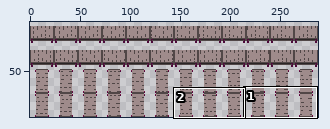
Two versions of one sprite sheet, assets/images/belt.png. Above, an overview of the earlier version with the close-up marked.
Close-up. Old version:
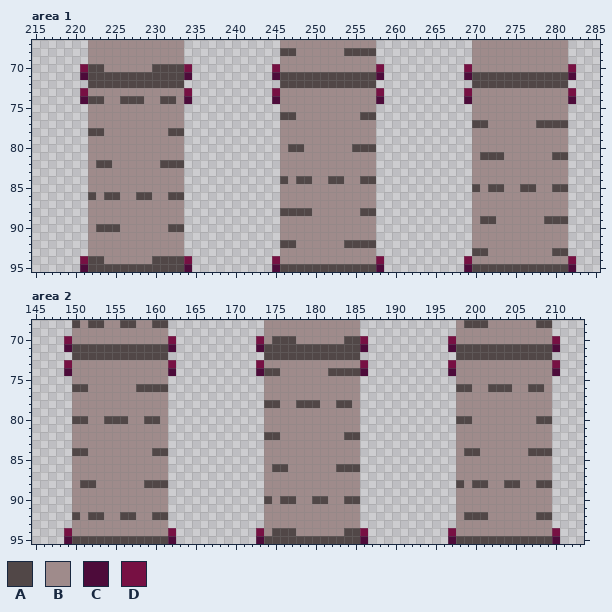
The file is 288x96 pixels. Shown: area 1: x 215..285, y 67..95; area 2: x 145..213, y 68..95. The wide view leaves out empty margins. The commit also changed other parts of the picture, which this record leaves out.
Palette (. is transparent): A #514747  B #9f8b8b  C #4d0b3a  D #771043
Pixels before, area 1, first column x 221:
67 .BBBBBBBBBBBB............BBBBBBBBBBBB............BBBBBBBBBBBB.
68 .BBBBBBBBBBBB............AABBBBBBAAAA............BBBBBBBBBBBB.
69 .BBBBBBBBBBBB............BBBBBBBBBBBB............BBBBBBBBBBBB.
70 DAABBBBBBAAAAD..........DBBBBBBBBBBBBD..........DBBBBBBBBBBBBD
71 CAAAAAAAAAAAAC..........CAAAAAAAAAAAAC..........CAAAAAAAAAAAAC
72 .AAAAAAAAAAAA............AAAAAAAAAAAA............AAAAAAAAAAAA.
73 DBBBBBBBBBBBBD..........DBBBBBBBBBBBBD..........DBBBBBBBBBBBBD
74 CAABBAAABBAABC..........CBBBBBBBBBBBBC..........CBBBBBBBBBBBBC
75 .BBBBBBBBBBBB............BBBBBBBBBBBB............BBBBBBBBBBBB.
76 .BBBBBBBBBBBB............AABBBBBBBBAA............BBBBBBBBBBBB.
77 .BBBBBBBBBBBB............BBBBBBBBBBBB............AABBBBBBAAAA.
78 .AABBBBBBBBAA............BBBBBBBBBBBB............BBBBBBBBBBBB.
79 .BBBBBBBBBBBB............BBBBBBBBBBBB............BBBBBBBBBBBB.
80 .BBBBBBBBBBBB............BAABBBBBBAAA............BBBBBBBBBBBB.
81 .BBBBBBBBBBBB............BBBBBBBBBBBB............BAAABBBBBBAA.
82 .BAABBBBBBAAA............BBBBBBBBBBBB............BBBBBBBBBBBB.
83 .BBBBBBBBBBBB............BBBBBBBBBBBB............BBBBBBBBBBBB.
84 .BBBBBBBBBBBB............ABAABBAABBAA............BBBBBBBBBBBB.
85 .BBBBBBBBBBBB............BBBBBBBBBBBB............ABAABBAABBAA.
86 .ABAABBAABBAA............BBBBBBBBBBBB............BBBBBBBBBBBB.
87 .BBBBBBBBBBBB............BBBBBBBBBBBB............BBBBBBBBBBBB.
88 .BBBBBBBBBBBB............AAAABBBBBBAA............BBBBBBBBBBBB.
89 .BBBBBBBBBBBB............BBBBBBBBBBBB............BAABBBBBBAAA.
90 .BAAABBBBBBAA............BBBBBBBBBBBB............BBBBBBBBBBBB.
91 .BBBBBBBBBBBB............BBBBBBBBBBBB............BBBBBBBBBBBB.
92 .BBBBBBBBBBBB............AABBBBBBAAAA............BBBBBBBBBBBB.
93 .BBBBBBBBBBBB............BBBBBBBBBBBB............AABBBBBBBBAA.
94 DAABBBBBBAAAAD..........DBBBBBBBBBBBBD..........DBBBBBBBBBBBBD
95 CAAAAAAAAAAAAC..........CAAAAAAAAAAAAC..........CAAAAAAAAAAAAC
Pixels before, area 2, first column x 149:
68 .ABAABBAABBAA............BBBBBBBBBBBB............BAAABBBBBBAA.
69 .BBBBBBBBBBBB............BBBBBBBBBBBB............BBBBBBBBBBBB.
70 DBBBBBBBBBBBBD..........DBAAABBBBBBAAD..........DBBBBBBBBBBBBD
71 CAAAAAAAAAAAAC..........CAAAAAAAAAAAAC..........CAAAAAAAAAAAAC
72 .AAAAAAAAAAAA............AAAAAAAAAAAA............AAAAAAAAAAAA.
73 DBBBBBBBBBBBBD..........DBBBBBBBBBBBBD..........DBBBBBBBBBBBBD
74 CBBBBBBBBBBBBC..........CAABBBBBBAAAAC..........CBBBBBBBBBBBBC
75 .BBBBBBBBBBBB............BBBBBBBBBBBB............BBBBBBBBBBBB.
76 .AABBBBBBAAAA............BBBBBBBBBBBB............AABBAAABBAAB.
77 .BBBBBBBBBBBB............BBBBBBBBBBBB............BBBBBBBBBBBB.
78 .BBBBBBBBBBBB............AABBAAABBAAB............BBBBBBBBBBBB.
79 .BBBBBBBBBBBB............BBBBBBBBBBBB............BBBBBBBBBBBB.
80 .AABBAAABBAAB............BBBBBBBBBBBB............AABBBBBBBBAA.
81 .BBBBBBBBBBBB............BBBBBBBBBBBB............BBBBBBBBBBBB.
82 .BBBBBBBBBBBB............AABBBBBBBBAA............BBBBBBBBBBBB.
83 .BBBBBBBBBBBB............BBBBBBBBBBBB............BBBBBBBBBBBB.
84 .AABBBBBBBBAA............BBBBBBBBBBBB............BAABBBBBBAAA.
85 .BBBBBBBBBBBB............BBBBBBBBBBBB............BBBBBBBBBBBB.
86 .BBBBBBBBBBBB............BAABBBBBBAAA............BBBBBBBBBBBB.
87 .BBBBBBBBBBBB............BBBBBBBBBBBB............BBBBBBBBBBBB.
88 .BAABBBBBBAAA............BBBBBBBBBBBB............ABAABBAABBAA.
89 .BBBBBBBBBBBB............BBBBBBBBBBBB............BBBBBBBBBBBB.
90 .BBBBBBBBBBBB............ABAABBAABBAA............BBBBBBBBBBBB.
91 .BBBBBBBBBBBB............BBBBBBBBBBBB............BBBBBBBBBBBB.
92 .ABAABBAABBAA............BBBBBBBBBBBB............BAAABBBBBBAA.
93 .BBBBBBBBBBBB............BBBBBBBBBBBB............BBBBBBBBBBBB.
94 DBBBBBBBBBBBBD..........DBAAABBBBBBAAD..........DBBBBBBBBBBBBD
95 CAAAAAAAAAAAAC..........CAAAAAAAAAAAAC..........CAAAAAAAAAAAAC
Once edited:
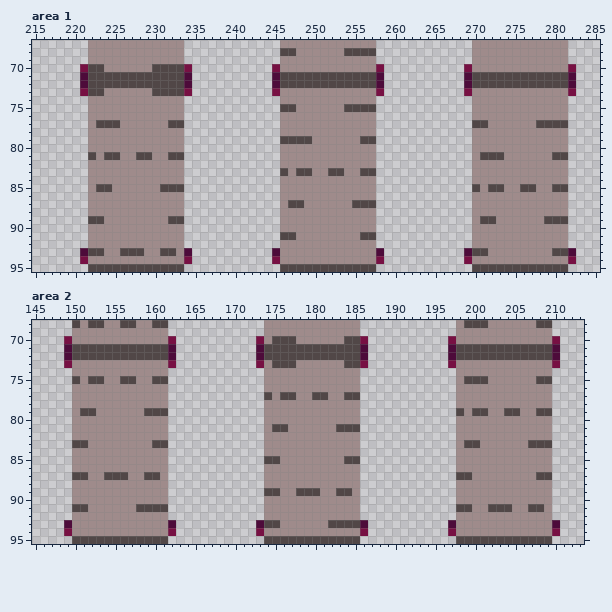
Change:
Area 1:
y 72: x 221 . -> C; x 234 . -> C; x 245 . -> C; x 258 . -> C; x 269 . -> C; x 282 . -> C
y 73: x 222..223 BB -> AA; x 230..233 BBBB -> AAAA
y 74: x 221..223 CAA -> .BB; x 226..228 AAA -> BBB; x 231..232 AA -> BB; x 234 C -> .; x 245 C -> .; x 258 C -> .; x 269 C -> .; x 282 C -> .
y 75: x 246..247 BB -> AA; x 254..257 BBBB -> AAAA
y 76: x 246..247 AA -> BB; x 256..257 AA -> BB
y 77: x 223..225 BBB -> AAA; x 232..233 BB -> AA
y 78: x 222..223 AA -> BB; x 232..233 AA -> BB
y 79: x 246..249 BBBB -> AAAA; x 256..257 BB -> AA
y 80: x 247..248 AA -> BB; x 255..257 AAA -> BBB
y 81: x 222 B -> A; x 224..225 BB -> AA; x 228..229 BB -> AA; x 232..233 BB -> AA
y 82: x 223..224 AA -> BB; x 231..233 AAA -> BBB
y 83: x 246 B -> A; x 248..249 BB -> AA; x 252..253 BB -> AA; x 256..257 BB -> AA
y 84: x 246 A -> B; x 248..249 AA -> BB; x 252..253 AA -> BB; x 256..257 AA -> BB
y 85: x 223..224 BB -> AA; x 231..233 BBB -> AAA
y 86: x 222 A -> B; x 224..225 AA -> BB; x 228..229 AA -> BB; x 232..233 AA -> BB
y 87: x 247..248 BB -> AA; x 255..257 BBB -> AAA
y 88: x 246..249 AAAA -> BBBB; x 256..257 AA -> BB
y 89: x 222..223 BB -> AA; x 232..233 BB -> AA
y 90: x 223..225 AAA -> BBB; x 232..233 AA -> BB
y 91: x 246..247 BB -> AA; x 256..257 BB -> AA
y 92: x 246..247 AA -> BB; x 254..257 AAAA -> BBBB
y 93: x 221..223 .BB -> CAA; x 226..228 BBB -> AAA; x 231..232 BB -> AA; x 234 . -> C; x 245 . -> C; x 258 . -> C; x 269 . -> C; x 282 . -> C
y 94: x 222..223 AA -> BB; x 230..233 AAAA -> BBBB
y 95: x 221 C -> .; x 234 C -> .; x 245 C -> .; x 258 C -> .; x 269 C -> .; x 282 C -> .
Area 2:
y 72: x 149 . -> C; x 162 . -> C; x 173 . -> C; x 186 . -> C; x 197 . -> C; x 210 . -> C
y 73: x 175..177 BBB -> AAA; x 184..185 BB -> AA
y 74: x 149 C -> .; x 162 C -> .; x 173..175 CAA -> .BB; x 182..186 AAAAC -> BBBB.; x 197 C -> .; x 210 C -> .
y 75: x 150 B -> A; x 152..153 BB -> AA; x 156..157 BB -> AA; x 160..161 BB -> AA; x 199..201 BBB -> AAA; x 208..209 BB -> AA
y 76: x 150..151 AA -> BB; x 158..161 AAAA -> BBBB; x 198..199 AA -> BB; x 202..204 AAA -> BBB; x 207..208 AA -> BB
y 77: x 174 B -> A; x 176..177 BB -> AA; x 180..181 BB -> AA; x 184..185 BB -> AA
y 78: x 174..175 AA -> BB; x 178..180 AAA -> BBB; x 183..184 AA -> BB
y 79: x 151..152 BB -> AA; x 159..161 BBB -> AAA; x 198 B -> A; x 200..201 BB -> AA; x 204..205 BB -> AA; x 208..209 BB -> AA
y 80: x 150..151 AA -> BB; x 154..156 AAA -> BBB; x 159..160 AA -> BB; x 198..199 AA -> BB; x 208..209 AA -> BB
y 81: x 175..176 BB -> AA; x 183..185 BBB -> AAA
y 82: x 174..175 AA -> BB; x 184..185 AA -> BB
y 83: x 150..151 BB -> AA; x 160..161 BB -> AA; x 199..200 BB -> AA; x 207..209 BBB -> AAA
y 84: x 150..151 AA -> BB; x 160..161 AA -> BB; x 199..200 AA -> BB; x 207..209 AAA -> BBB
y 85: x 174..175 BB -> AA; x 184..185 BB -> AA
y 86: x 175..176 AA -> BB; x 183..185 AAA -> BBB
y 87: x 150..151 BB -> AA; x 154..156 BBB -> AAA; x 159..160 BB -> AA; x 198..199 BB -> AA; x 208..209 BB -> AA
y 88: x 151..152 AA -> BB; x 159..161 AAA -> BBB; x 198 A -> B; x 200..201 AA -> BB; x 204..205 AA -> BB; x 208..209 AA -> BB
y 89: x 174..175 BB -> AA; x 178..180 BBB -> AAA; x 183..184 BB -> AA
y 90: x 174 A -> B; x 176..177 AA -> BB; x 180..181 AA -> BB; x 184..185 AA -> BB
y 91: x 150..151 BB -> AA; x 158..161 BBBB -> AAAA; x 198..199 BB -> AA; x 202..204 BBB -> AAA; x 207..208 BB -> AA
y 92: x 150 A -> B; x 152..153 AA -> BB; x 156..157 AA -> BB; x 160..161 AA -> BB; x 199..201 AAA -> BBB; x 208..209 AA -> BB
y 93: x 149 . -> C; x 162 . -> C; x 173..175 .BB -> CAA; x 182..186 BBBB. -> AAAAC; x 197 . -> C; x 210 . -> C
y 94: x 175..177 AAA -> BBB; x 184..185 AA -> BB
y 95: x 149 C -> .; x 162 C -> .; x 173 C -> .; x 186 C -> .; x 197 C -> .; x 210 C -> .
